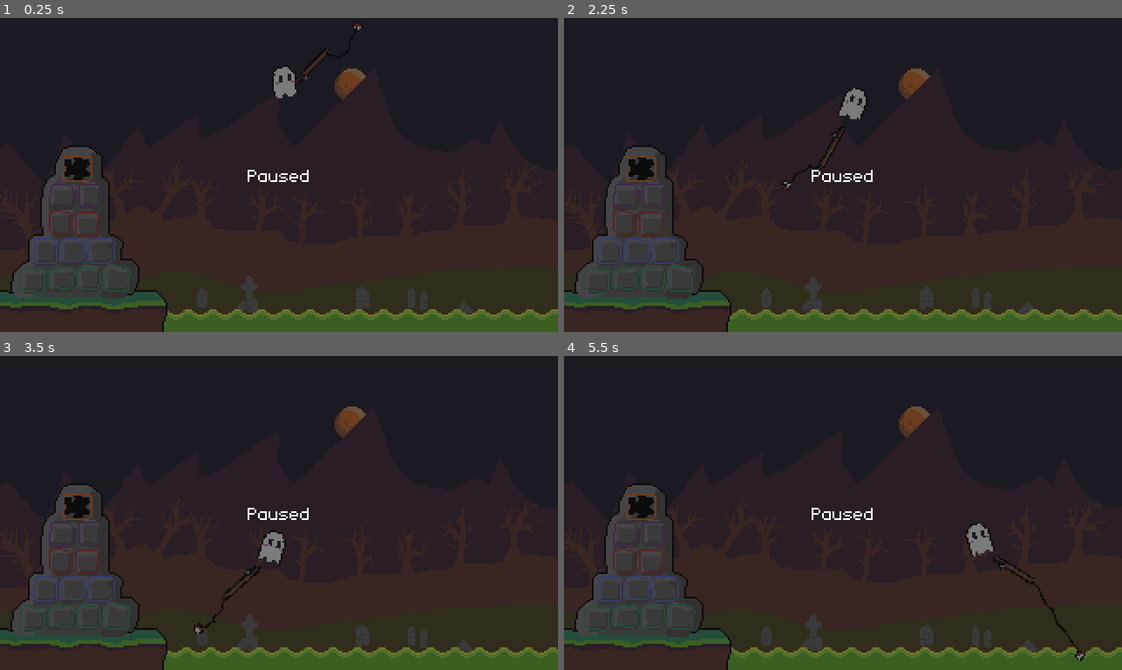
Above: before the commit, frames 1-4 (two rows, left to right).
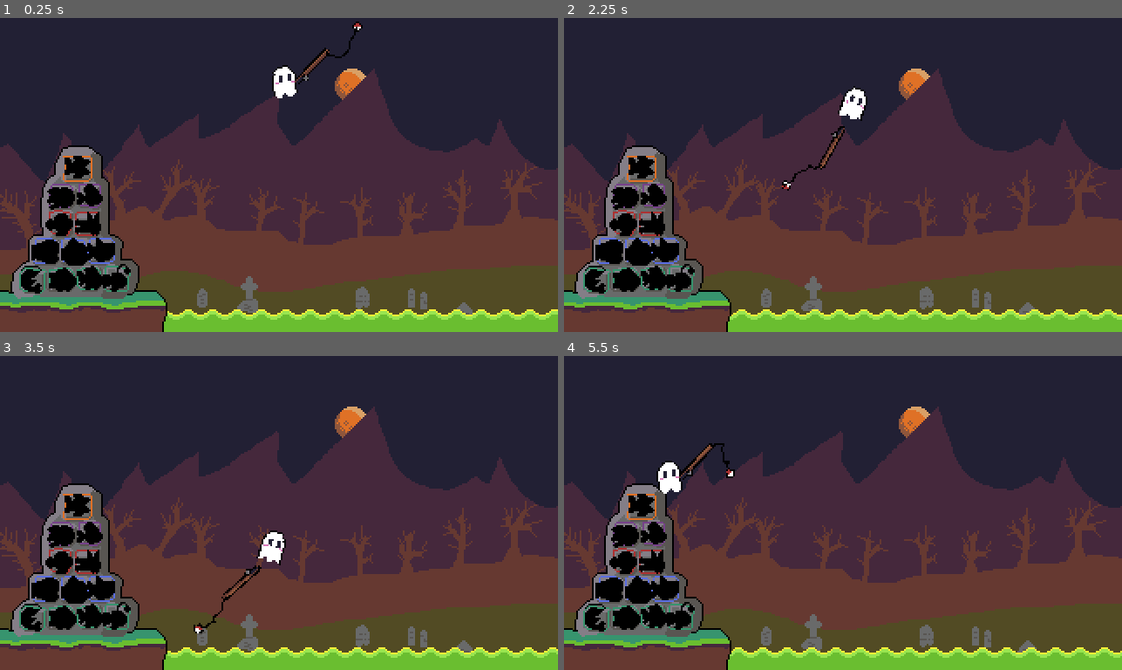
Above: after the commit, the same moments.

Repository: thomz12/LD58
Game: Godot game, scene res://scenes/game.tscn
Two runs of this game, one before a commit and one after it. Both use one fixed random seed, a clock stepped at 60 frames per second and the inputs below.
Inputs (mouse positions are in pixels of both pictures, inside the frame that each line leads up to):
- Up to frame 1 (0.25 s): no input
- Up to frame 2 (2.25 s): move the mouse to (965, 159) at 0.52 s; move the mouse to (731, 190) at 1.27 s; move the mouse to (898, 105) at 2.02 s
- Up to frame 3 (3.5 s): move the mouse to (251, 575) at 2.77 s
- Up to frame 4 (5.5 s): move the mouse to (1010, 560) at 3.52 s; tap Escape (pause) at 4.15 s; click (843, 528) at 4.25 s, where only the run after the commit has a clickable "Continue"; move the mouse to (675, 465) at 5.02 s

The runs differ from the first frame. In frame 1, 63% of the frame differs, in the area x 0-100%, y 1-100%; in frame 2, 62%; in frame 3, 62%; in frame 4, 63%, in the area x 0-100%, y 16-100%.

Commit message:
Functional altar

Diff:
--- a/ld-58/autoloads/Progress.gd
+++ b/ld-58/autoloads/Progress.gd
@@ -36,7 +36,7 @@
 
 
 func _on_fish_caught(fish: Fish) -> void:
-	if is_new_fish_type(fish.data):
+	if is_new_fish_type(fish.data) or fish.data.rarity == FishType.RARITY.UPGRADE:
 		Events.notification_new_fish_type.emit(fish.data)
 
 	catch_history.append(fish.data)
--- a/ld-58/resources/fish_types/fish_type.gd
+++ b/ld-58/resources/fish_types/fish_type.gd
@@ -9,6 +9,7 @@
 	MYTHICAL,
 	UPGRADE
 }
+
 
 @export var identifier := 'Goldfish' ## The type of fish
 @export var sprite : AtlasTexture
@@ -37,3 +38,25 @@
 
 func get_score() -> float:
 	return catch_base_value
+
+
+func get_rarity_color(rarity: int) -> Color:
+	var color := Color.WHITE
+	match rarity:
+		0:color = Color('#37946e')
+		1:color = Color('#5b6ee1')
+		2:color = Color('#ac3232')
+		3: color = Color('#76428a')
+		4: color = Color('#df7126')
+	return color
+
+
+func get_rarity_color_hex(rarity: int) -> String:
+	var color := ""
+	match rarity:
+		0:color = '#37946e'
+		1:color = '#5b6ee1'
+		2:color = '#ac3232'
+		3: color = '#76428a'
+		4: color = '#df7126'
+	return color
--- /dev/null
+++ b/ld-58/scenes/fishing/altar.tscn
@@ -0,0 +1,96 @@
+[gd_scene load_steps=4 format=3 uid="uid://ccv86tyg237tx"]
+
+[ext_resource type="Script" uid="uid://tpalihg8m60k" path="res://scripts/altar.gd" id="1_dyprv"]
+[ext_resource type="Texture2D" uid="uid://pv23bqwqxy0d" path="res://sprites/altar.png" id="1_wa3s2"]
+[ext_resource type="Texture2D" uid="uid://dhdsse3kfqmvy" path="res://sprites/fish.png" id="2_dyprv"]
+
+[node name="Altar" type="Node2D"]
+script = ExtResource("1_dyprv")
+
+[node name="SpriteAltar" type="Sprite2D" parent="."]
+position = Vector2(123, 174)
+texture = ExtResource("1_wa3s2")
+
+[node name="Killer Guppy" type="Sprite2D" parent="."]
+modulate = Color(0, 0, 0, 1)
+position = Vector2(44, 86)
+texture = ExtResource("2_dyprv")
+region_enabled = true
+region_rect = Rect2(48, 32, 16, 16)
+
+[node name="Watcher Fish" type="Sprite2D" parent="."]
+modulate = Color(0, 0, 0, 1)
+position = Vector2(35, 103)
+texture = ExtResource("2_dyprv")
+region_enabled = true
+region_rect = Rect2(16, 32, 16, 16)
+
+[node name="Extraterrestrial Fish" type="Sprite2D" parent="."]
+modulate = Color(0, 0, 0, 1)
+position = Vector2(51, 102)
+texture = ExtResource("2_dyprv")
+region_enabled = true
+region_rect = Rect2(0, 32, 16, 16)
+
+[node name="Clown Fish" type="Sprite2D" parent="."]
+modulate = Color(0, 0, 0, 1)
+position = Vector2(34, 118)
+texture = ExtResource("2_dyprv")
+region_enabled = true
+region_rect = Rect2(48, 0, 16, 16)
+
+[node name="Werewolf Fish" type="Sprite2D" parent="."]
+modulate = Color(0, 0, 0, 1)
+position = Vector2(50, 118)
+texture = ExtResource("2_dyprv")
+region_enabled = true
+region_rect = Rect2(32, 32, 16, 16)
+
+[node name="Bone Fish" type="Sprite2D" parent="."]
+modulate = Color(0, 0, 0, 1)
+position = Vector2(26, 134)
+texture = ExtResource("2_dyprv")
+region_enabled = true
+region_rect = Rect2(32, 0, 16, 16)
+
+[node name="Pumpkin Fish" type="Sprite2D" parent="."]
+modulate = Color(0, 0, 0, 1)
+position = Vector2(42, 134)
+texture = ExtResource("2_dyprv")
+region_enabled = true
+region_rect = Rect2(0, 16, 16, 16)
+
+[node name="Franken Fish" type="Sprite2D" parent="."]
+modulate = Color(0, 0, 0, 1)
+position = Vector2(58, 133)
+texture = ExtResource("2_dyprv")
+region_enabled = true
+region_rect = Rect2(32, 16, 16, 16)
+
+[node name="Ghost Shrimp" type="Sprite2D" parent="."]
+modulate = Color(0, 0, 0, 1)
+position = Vector2(18, 150)
+texture = ExtResource("2_dyprv")
+region_enabled = true
+region_rect = Rect2(16, 16, 16, 16)
+
+[node name="Mummy Fish" type="Sprite2D" parent="."]
+modulate = Color(0, 0, 0, 1)
+position = Vector2(36, 150)
+texture = ExtResource("2_dyprv")
+region_enabled = true
+region_rect = Rect2(16, 0, 16, 16)
+
+[node name="Zombie Fish" type="Sprite2D" parent="."]
+modulate = Color(0, 0, 0, 1)
+position = Vector2(52, 149)
+texture = ExtResource("2_dyprv")
+region_enabled = true
+region_rect = Rect2(0, 0, 16, 16)
+
+[node name="Lantern Fish" type="Sprite2D" parent="."]
+modulate = Color(0, 0, 0, 1)
+position = Vector2(67, 149)
+texture = ExtResource("2_dyprv")
+region_enabled = true
+region_rect = Rect2(48, 16, 16, 16)
--- a/ld-58/scenes/game.tscn
+++ b/ld-58/scenes/game.tscn
@@ -14,6 +14,7 @@
 
 [node name="PauseMenu" type="Control" parent="CanvasLayer"]
 unique_name_in_owner = true
+visible = false
 layout_mode = 3
 anchors_preset = 15
 anchor_right = 1.0
@@ -39,8 +40,17 @@
 grow_horizontal = 2
 grow_vertical = 2
 
-[node name="LabelTitle" type="Label" parent="CanvasLayer/PauseMenu/CenterContainer"]
+[node name="VBoxContainer" type="VBoxContainer" parent="CanvasLayer/PauseMenu/CenterContainer"]
+layout_mode = 2
+
+[node name="LabelTitle" type="Label" parent="CanvasLayer/PauseMenu/CenterContainer/VBoxContainer"]
 layout_mode = 2
 text = "Paused"
 horizontal_alignment = 1
 vertical_alignment = 1
+
+[node name="ButtonContinue" type="Button" parent="CanvasLayer/PauseMenu/CenterContainer/VBoxContainer"]
+layout_mode = 2
+text = "Continue"
+
+[connection signal="pressed" from="CanvasLayer/PauseMenu/CenterContainer/VBoxContainer/ButtonContinue" to="." method="_on_button_continue_pressed"]
--- a/ld-58/scenes/main.tscn
+++ b/ld-58/scenes/main.tscn
@@ -1,13 +1,12 @@
-[gd_scene load_steps=12 format=3 uid="uid://bgjyxgqyuigc1"]
+[gd_scene load_steps=11 format=3 uid="uid://bgjyxgqyuigc1"]
 
 [ext_resource type="PackedScene" uid="uid://cxdp0ygjeeag3" path="res://scenes/fishing/rod.tscn" id="1_o5qli"]
 [ext_resource type="Texture2D" uid="uid://p7m4838pb33s" path="res://sprites/background.png" id="1_tbgi4"]
 [ext_resource type="Texture2D" uid="uid://dlipgeh8lptfa" path="res://sprites/ground.png" id="2_0wfyh"]
 [ext_resource type="Texture2D" uid="uid://crwijcqfixqcc" path="res://sprites/sludge.png" id="2_jyhfs"]
-[ext_resource type="Script" uid="uid://dnodao07emvn4" path="res://scripts/water.gd" id="3_tbgi4"]
+[ext_resource type="Script" path="res://scripts/water.gd" id="3_tbgi4"]
 [ext_resource type="Script" uid="uid://b3s6wfywbm56o" path="res://scripts/ui/hud.gd" id="6_tefeu"]
-[ext_resource type="Texture2D" uid="uid://pv23bqwqxy0d" path="res://sprites/altar.png" id="7_o6xl0"]
-[ext_resource type="Texture2D" uid="uid://dhdsse3kfqmvy" path="res://sprites/fish.png" id="8_tipki"]
+[ext_resource type="PackedScene" uid="uid://ccv86tyg237tx" path="res://scenes/fishing/altar.tscn" id="7_o6xl0"]
 
 [sub_resource type="RectangleShape2D" id="RectangleShape2D_jyhfs"]
 size = Vector2(456, 20)
@@ -89,6 +88,8 @@
 shape = SubResource("RectangleShape2D_tefeu")
 debug_color = Color(0.96581644, 0, 0.48731834, 0.41960785)
 
+[node name="Altar" parent="." instance=ExtResource("7_o6xl0")]
+
 [node name="Rod" parent="." instance=ExtResource("1_o5qli")]
 position = Vector2(207, -93)
 
@@ -102,14 +103,3 @@
 grow_horizontal = 2
 grow_vertical = 2
 script = ExtResource("6_tefeu")
-
-[node name="Altar" type="Sprite2D" parent="."]
-position = Vector2(123, 174)
-texture = ExtResource("7_o6xl0")
-
-[node name="Fish" type="Sprite2D" parent="."]
-modulate = Color(0, 0, 0, 1)
-position = Vector2(45, 87)
-texture = ExtResource("8_tipki")
-region_enabled = true
-region_rect = Rect2(49, 33, 15, 15)
--- a/ld-58/scenes/ui/dex/dex_entry.tscn
+++ b/ld-58/scenes/ui/dex/dex_entry.tscn
@@ -38,11 +38,12 @@
 texture = SubResource("AtlasTexture_lmvs1")
 stretch_mode = 5
 
-[node name="LabelName" type="Label" parent="VBoxContainer"]
+[node name="LabelName" type="RichTextLabel" parent="VBoxContainer"]
 unique_name_in_owner = true
 layout_mode = 2
-theme_override_font_sizes/font_size = 16
+bbcode_enabled = true
 text = "<Fish Name>"
+fit_content = true
 horizontal_alignment = 1
 
 [node name="LabelCaught" type="Label" parent="VBoxContainer"]
--- /dev/null
+++ b/ld-58/scripts/altar.gd
@@ -0,0 +1,16 @@
+extends Node2D
+
+
+func _ready() -> void:
+	Events.notification_new_fish_type.connect(_on_new_fish_type_caught)
+
+
+func _on_new_fish_type_caught(fish_type: FishType) -> void:
+	var node := find_child(fish_type.identifier) as Sprite2D
+
+	var tween := create_tween()
+	tween.tween_property(node, 'modulate', Color.WHITE, .2)
+
+	var altar_tween := create_tween()
+	altar_tween.tween_property($SpriteAltar, 'modulate', fish_type.get_rarity_color(fish_type.rarity), .2)
+	altar_tween.chain().tween_property($SpriteAltar, 'modulate', Color.WHITE, .2)
--- a/ld-58/scripts/game.gd
+++ b/ld-58/scripts/game.gd
@@ -1,9 +1,14 @@
 extends Node2D
 
 @onready var pause_menu: Control = %PauseMenu
-
+@onready var canvas_layer: CanvasLayer = $CanvasLayer
 
 func _process(delta: float) -> void:
 	if Input.is_action_just_pressed("pause"):
 		get_tree().paused = !get_tree().paused
 		pause_menu.visible = get_tree().paused
+
+
+func _on_button_continue_pressed() -> void:
+	get_tree().paused = false
+	pause_menu.hide()
--- a/ld-58/scripts/ui/element_dex_entry.gd
+++ b/ld-58/scripts/ui/element_dex_entry.gd
@@ -2,7 +2,7 @@
 class_name UIElementDexEntry
 
 @onready var texture_rect: TextureRect = %TextureRect
-@onready var label_name: Label = %LabelName
+@onready var label_name: RichTextLabel = %LabelName
 @onready var label_caught: Label = %LabelCaught
 
 
@@ -10,10 +10,10 @@
 	texture_rect.texture = fish_type.sprite
 
 	if Progress.get_catch_count(fish_type) == 0:
-		label_name.text = "?????????"
+		label_name.text = "[color=%s]?????????" % fish_type.get_rarity_color(fish_type.rarity)
 		label_caught.text = "Not caught yet"
 		texture_rect.material.set_shader_parameter('black_out', true)
 	else:
-		label_name.text = fish_type.identifier
-		label_caught.text = "Caught: %s" % str(Progress.get_catch_count(fish_type))
+		label_name.text = "[color=%s]%s" % [fish_type.get_rarity_color(fish_type.rarity), fish_type.identifier]
+		label_caught.text = "Caught: %s" %  str(Progress.get_catch_count(fish_type))
 		texture_rect.material.set_shader_parameter('black_out', false)
--- a/ld-58/scripts/ui/menu_dex.gd
+++ b/ld-58/scripts/ui/menu_dex.gd
@@ -6,6 +6,20 @@
 @onready var button_next: Button = %ButtonNext
 @onready var button_previous: Button = %ButtonPrevious
 
+var fish_types : Array[FishType] = [
+	preload("res://resources/fish_types/zombie.tres"),
+	preload("res://resources/fish_types/mummy.tres"),
+	preload("res://resources/fish_types/ghost_shrimp.tres"),
+	preload("res://resources/fish_types/lantern.tres"),
+	preload("res://resources/fish_types/bone.tres"),
+	preload("res://resources/fish_types/pumpkin.tres"),
+	preload("res://resources/fish_types/frank.tres"),
+	preload("res://resources/fish_types/clown.tres"),
+	preload("res://resources/fish_types/werewolf.tres"),
+	preload("res://resources/fish_types/alien.tres"),
+	preload("res://resources/fish_types/watcher.tres"),
+	preload("res://resources/fish_types/guppy.tres"),
+]
 
 var array_index := 0
 
@@ -15,8 +29,8 @@
 
 
 func _update_entry() -> void:
-	dex_entry.update_entry(Spawner.fish_types[array_index])
-	label_index.text = "%s/%s" % [str(array_index + 1), Spawner.fish_types.size()]
+	dex_entry.update_entry(fish_types[array_index])
+	label_index.text = "%s/%s" % [str(array_index + 1), fish_types.size()]
 
 
 func _on_button_previous_pressed() -> void:
@@ -31,10 +45,10 @@
 
 
 func _on_button_next_pressed() -> void:
-	if array_index < Spawner.fish_types.size() - 1:
+	if array_index < fish_types.size() - 1:
 		array_index += 1
 
-		if array_index == Spawner.fish_types.size() - 1:
+		if array_index == fish_types.size() - 1:
 			button_next.hide()
 
 	button_previous.show()
--- a/ld-58/scripts/ui/notification_new_fish_type.gd
+++ b/ld-58/scripts/ui/notification_new_fish_type.gd
@@ -24,15 +24,7 @@
 
 func _set_fish_data() -> void:
 	label_name.text = data.identifier
-	var color := ""
-	match data.rarity:
-		0:color = "Green"
-		1:color = "Blue"
-		2:color = "Red"
-		3: color = "Purple"
-		4: color = "Orange"
-
-	label_rarity.text = "[color=%s]%s" % [color, FishType.RARITY.find_key(data.rarity)]
+	label_rarity.text = "[color=%s]%s" % [data.get_rarity_color_hex(data.rarity), FishType.RARITY.find_key(data.rarity)]
 	texture_rect.texture = data.sprite
 
 
Not shown, added: ld-58/scripts/altar.gd.uid
